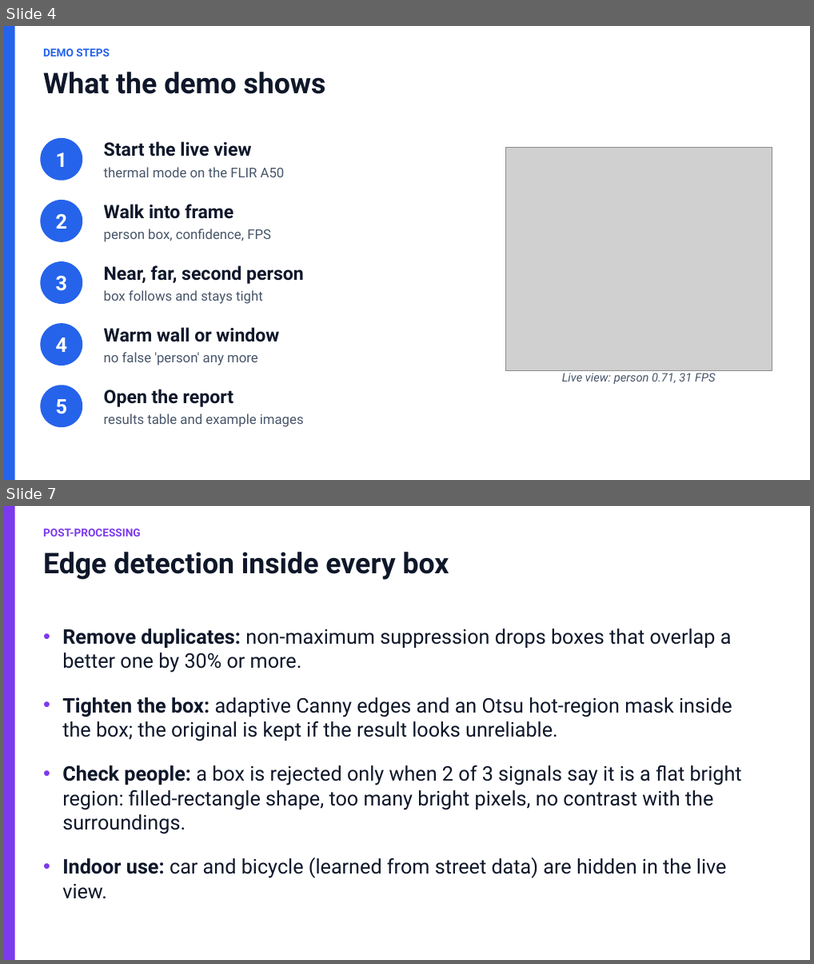
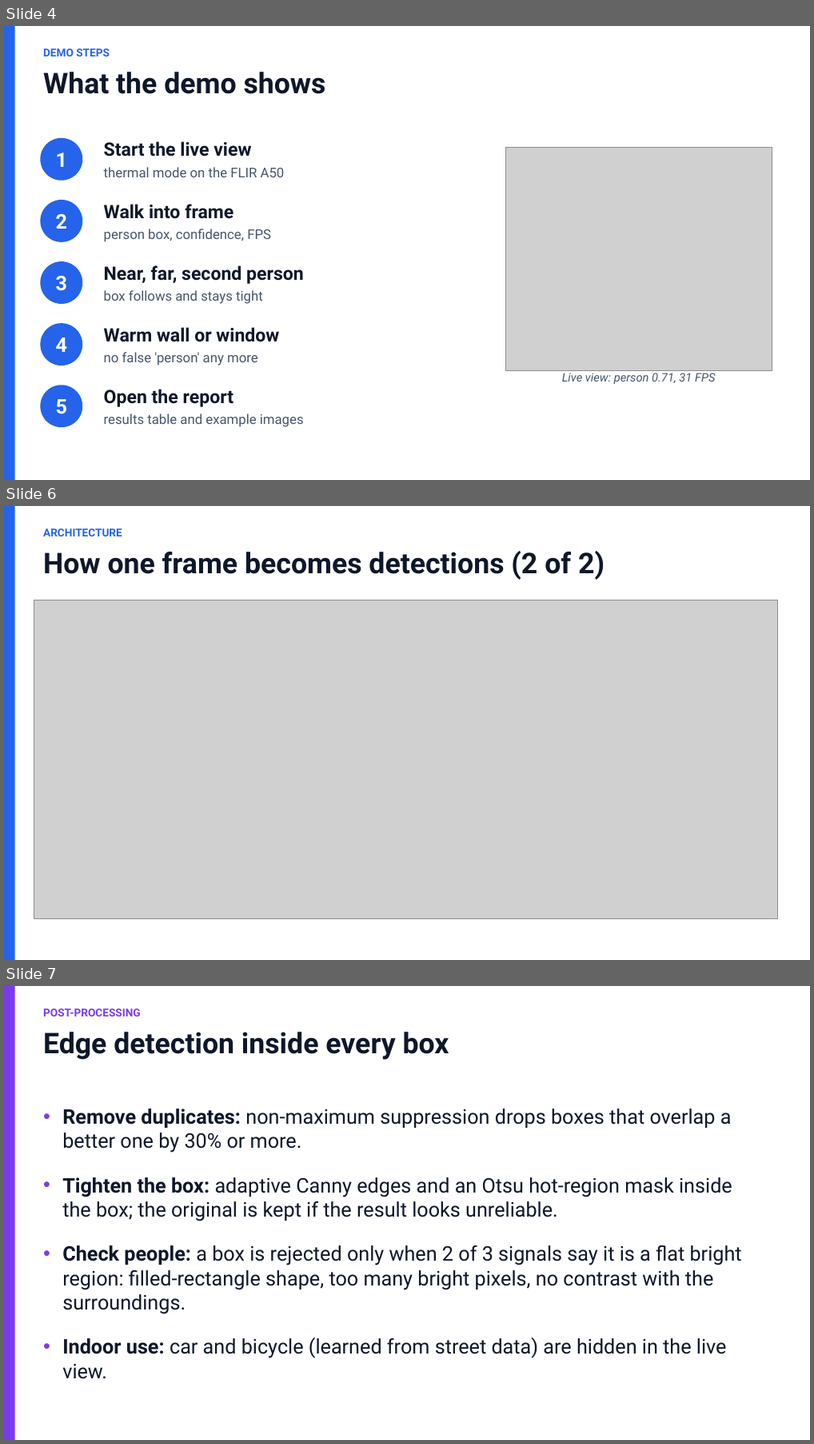
Before and after one commit to jyothsnaanne/ThermalNet-showcase, a slide deck: docs/ThermalNet_Portfolio.pptx. Shown one above the other, each under a label of ours: slides 4 and 7 before the commit, slides 4, 6 and 7 after it; the slides between them are not shown. The pictures are 814x964 and 814x1444 pixels, drawn with LibreOffice and Linux fonts; fonts in the diff are those of the drawing; grey boxes stand for pictures. Boxes give left, top, right and bottom in pixels: in the first picture for what was removed or moved away, otherwise in the second. Text is boxed around its words. In the diff, an @@ line names an element or a change of style, - is before the commit and + after.

```diff
--- a/docs/ThermalNet_Portfolio.pptx
+++ b/docs/ThermalNet_Portfolio.pptx
@@ slide 6 added at box(4, 506, 810, 960), background #FFFFFF @@
@@ rectangle added at box(4, 506, 15, 960), fill #2563EB @@
@@ text added at box(43, 528, 122, 536), 13 pt, text #2563EB, bold @@
+ARCHITECTURE
@@ text added at box(43, 551, 605, 580), 34 pt, text #0F172A, bold @@
+How one frame becomes detections (2 of 2)
@@ picture added at box(34, 600, 778, 918) @@
```
Also in this commit, not shown: 1 other slide added, 2 slides removed, 4 other files.
